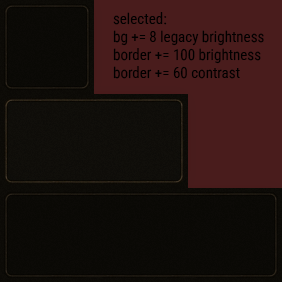
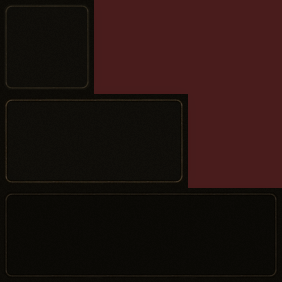
Before/after of a w=282, h=282 layered artwork. What changed in the layer stack:
hid "selected: bg += 8 legacy brightness border += 100 brightness bo" over bbox(113, 12, 264, 79)
showed "border selected" over bbox(4, 4, 90, 90)
